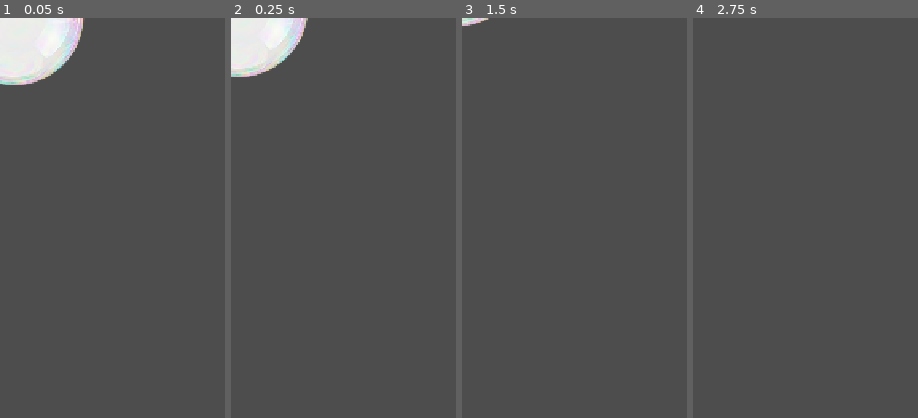
Above: before the commit, frames 1-4 (left to right).
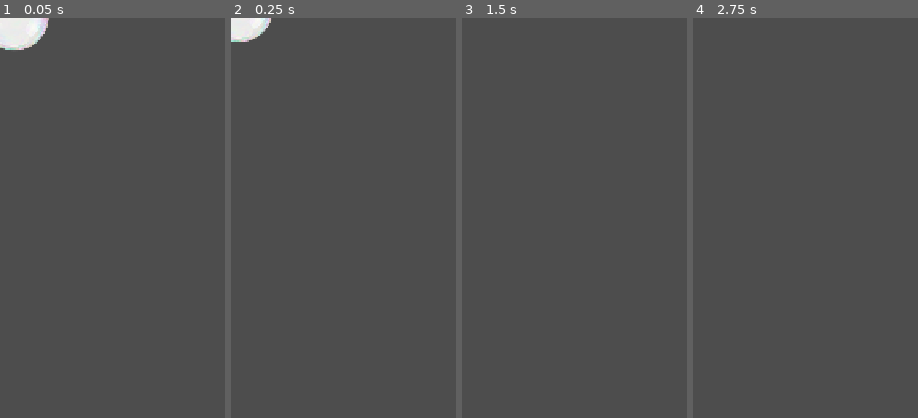
Above: after the commit, the same moments.

Repository: ohsolee/bubblePopPop
Game: Godot game, scene res://scenes/Bubble.tscn
The game is run twice, just before and just after one commit, with the same random seed, the same clock (stepped at 60 frames per second) and the same inputs. This scene is started directly instead of the project's main scene. Sound files missing from this copy of the repository are replaced by a short silence.
Inputs (mouse positions are % of the whole screen's width and height, from its top left):
- Up to frame 1 (0.05 s): no input
- Up to frame 2 (0.25 s): no input
- Up to frame 3 (1.5 s): move the mouse to (72, 45) at 0.52 s; click (72, 45) at 0.67 s; move the mouse to (30, 55) at 1.27 s; click (30, 55) at 1.42 s
- Up to frame 4 (2.75 s): tap Enter at 2 s; move the mouse to (60, 28) at 2.02 s; click (60, 28) at 2.17 s
The pictures show only the part of the screen within x 0-50%, y 0-50%; the shares and areas given below are measured in that part.

The runs differ from the first frame. In frame 1, 3.9% of the frame differs, in the area x 0-37%, y 0-17%; in frame 2, 3.3%; in frame 3, 0.2%; in frame 4, nothing differs.

Commit message:
Add pop burst animation and Toto sprite support
Co-Authored-By: Claude Sonnet 5 <noreply@anthropic.com>

Diff:
--- a/project.godot
+++ b/project.godot
@@ -14,11 +14,6 @@
 run/main_scene="res://scenes/MainMenu.tscn"
 config/features=PackedStringArray("4.7", "GL Compatibility")
 config/icon="res://icon.svg"
-
-[audio]
-
-general/default_playback_type=0
-general/default_playback_type.web=1
 
 [display]
 
--- a/scenes/Bubble.tscn
+++ b/scenes/Bubble.tscn
@@ -1,23 +1,29 @@
-[gd_scene load_steps=5 format=3]
+[gd_scene load_steps=6 format=3]
 
 [ext_resource type="Script" path="res://scripts/bubble.gd" id="1_bubble"]
 [ext_resource type="Texture2D" uid="uid://bxo8cudow5275" path="res://assets/sprites/spr_bubble.png" id="2_bubble_tex"]
 [ext_resource type="Texture2D" uid="uid://bxuom7kgms33q" path="res://assets/sprites/spr_rui_idle.png" id="3_rui_tex"]
+[ext_resource type="Texture2D" uid="uid://cjb03h4mauqas" path="res://assets/sprites/spr_toto_idle.png" id="4_toto_tex"]
 
 [sub_resource type="CircleShape2D" id="CircleShape2D_1"]
-radius = 97.0
+radius = 48.5
 
 [node name="Bubble" type="Area2D"]
 script = ExtResource("1_bubble")
 
 [node name="BubbleSprite" type="Sprite2D" parent="."]
-scale = Vector2(0.45, 0.45)
+scale = Vector2(0.225, 0.225)
 texture = ExtResource("2_bubble_tex")
 
 [node name="CharacterSprite" type="Sprite2D" parent="."]
 visible = false
-scale = Vector2(0.06, 0.06)
+scale = Vector2(0.225, 0.225)
 texture = ExtResource("3_rui_tex")
+
+[node name="TotoSprite" type="Sprite2D" parent="."]
+visible = false
+scale = Vector2(0.225, 0.225)
+texture = ExtResource("4_toto_tex")
 
 [node name="CollisionShape2D" type="CollisionShape2D" parent="."]
 shape = SubResource("CircleShape2D_1")
--- a/scenes/Main.tscn
+++ b/scenes/Main.tscn
@@ -1,6 +1,8 @@
-[gd_scene load_steps=2 format=3]
+[gd_scene load_steps=4 format=3]
 
 [ext_resource type="Script" path="res://scripts/main.gd" id="1_main"]
+[ext_resource type="Texture2D" uid="uid://bxuom7kgms33q" path="res://assets/sprites/spr_rui_idle.png" id="2_rui_tex"]
+[ext_resource type="Texture2D" uid="uid://cjb03h4mauqas" path="res://assets/sprites/spr_toto_idle.png" id="3_toto_tex"]
 
 [node name="Main" type="Node2D"]
 script = ExtResource("1_main")
@@ -27,10 +29,12 @@
 layout_mode = 2
 theme_override_constants/separation = 12
 
-[node name="RuiLabel" type="Label" parent="UILayer/CounterBox/RuiCounter"]
+[node name="RuiLabel" type="TextureRect" parent="UILayer/CounterBox/RuiCounter"]
+custom_minimum_size = Vector2(36, 36)
 layout_mode = 2
-theme_override_font_sizes/font_size = 36
-text = "루이"
+texture = ExtResource("2_rui_tex")
+expand_mode = 1
+stretch_mode = 5
 
 [node name="RuiCountLabel" type="Label" parent="UILayer/CounterBox/RuiCounter"]
 layout_mode = 2
@@ -42,10 +46,12 @@
 layout_mode = 2
 theme_override_constants/separation = 12
 
-[node name="TotoLabel" type="Label" parent="UILayer/CounterBox/TotoCounter"]
+[node name="TotoLabel" type="TextureRect" parent="UILayer/CounterBox/TotoCounter"]
+custom_minimum_size = Vector2(36, 36)
 layout_mode = 2
-theme_override_font_sizes/font_size = 36
-text = "토토"
+texture = ExtResource("3_toto_tex")
+expand_mode = 1
+stretch_mode = 5
 
 [node name="TotoCountLabel" type="Label" parent="UILayer/CounterBox/TotoCounter"]
 layout_mode = 2
--- a/scripts/bubble.gd
+++ b/scripts/bubble.gd
@@ -23,6 +23,10 @@
 var move_dir: Vector2 = Vector2.UP    # 진행 방향(단위 벡터). 스폰 시 Main이 지정
 var base_pos: Vector2 = Vector2.ZERO  # 살랑임의 기준이 되는 중심 위치
 
+var pop_progress: float = 0.0   # 팝 연출 진행도(0=시작 ~ 1=완전히 사라짐)
+var pop_radius: float = 0.0     # 스프라이트 크기에 맞춘 팝 연출 기준 반지름
+var pop_seed: float = 0.0       # 물방울 조각 배치를 방울마다 다르게
+
 func _ready() -> void:
 	speed = randf_range(45.0, 85.0)
 	sway_amp = randf_range(35.0, 60.0)
@@ -31,6 +35,9 @@
 	wobble_period = randf_range(250.0, 400.0)
 	time_offset = randf_range(0.0, 1000.0)
 	base_pos = position
+	pop_seed = randf_range(0.0, TAU)
+	# 실제 표시되는 스프라이트 크기 기준으로 팝 연출 반지름 산출
+	pop_radius = $BubbleSprite.texture.get_size().x * $BubbleSprite.scale.x * 0.5
 	# Area2D의 터치/클릭 이벤트를 아래 함수에 연결
 	input_event.connect(_on_input_event)
 
@@ -60,17 +67,19 @@
 	$CollisionShape2D.set_deferred("disabled", true)
 	popped.emit(global_position, character_type)
 	set_process(false)    # 팝 후에는 이동/살랑임 계산 중단
-	if character_type != "":
-		# 루이/토토 방울: 살짝 확대됐다가 사라짐
-		var tw := create_tween()
-		tw.tween_property(self, "scale", scale * 1.35, 0.12)
-		tw.tween_callback(func():
-			$BubbleSprite.hide()
-			$CharacterSprite.hide()
-		)
+	# 비눗방울 스프라이트는 즉시 숨기고, 터지는 연출은 _draw()로 직접 그린다
+	$BubbleSprite.hide()
+	var pop_tw := create_tween()
+	pop_tw.tween_method(_set_pop_progress, 0.0, 1.0, 0.35).set_trans(Tween.TRANS_CUBIC).set_ease(Tween.EASE_OUT)
+	# 루이/토토 인형은 방울이 터진 후에도 잠깐 남아, 살짝 커지며 사라진다
+	var char_tw: Tween = null
+	if character_type == "rui":
+		char_tw = _play_character_pop($CharacterSprite)
+	elif character_type == "toto":
+		char_tw = _play_character_pop($TotoSprite)
 	else:
-		$BubbleSprite.hide()
 		$CharacterSprite.hide()
+		$TotoSprite.hide()
 	# 방울 종류에 맞는 사운드 선택: 일반=bbok, 루이=rui, 토토=toto
 	var sound := BBOK_SOUND
 	if character_type == "rui":
@@ -79,8 +88,11 @@
 		sound = TOTO_SOUND
 	$PopSound.stream = sound
 	$PopSound.play()
-	# 사운드가 끝날 때까지 기다렸다가 정리(끊기지 않게)
-	$PopSound.finished.connect(queue_free)
+	# 사운드/인형 연출 중 더 오래 걸리는 쪽이 끝날 때까지 기다렸다가 정리(끊기지 않게)
+	if char_tw != null:
+		char_tw.finished.connect(queue_free)
+	else:
+		$PopSound.finished.connect(queue_free)
 
 func setup_motion(dir: Vector2) -> void:
 	# Main이 스폰할 때 진행 방향을 넘겨준다.
@@ -91,7 +103,41 @@
 	if who == "rui":
 		# 씬(Bubble.tscn)에 지정된 루이(Rui) 이미지를 버블 위에 표시
 		$CharacterSprite.show()
-	else:
-		# 토토 아트는 아직 없어 임시로 버블을 노랗게 틴트해 구분
-		# (토토 스프라이트가 생기면 루이처럼 CharacterSprite로 연결)
-		$BubbleSprite.modulate = Color(1.0, 0.85, 0.2)
+	elif who == "toto":
+		# 씬(Bubble.tscn)에 지정된 토토(Toto) 이미지를 버블 위에 표시
+		$TotoSprite.show()
+
+func _play_character_pop(sprite: Sprite2D) -> Tween:
+	var start_scale := sprite.scale
+	var tw := create_tween()
+	# set_parallel(true)는 "바로 앞에 추가된 tweener"와 동시에 시작하게 만들 뿐이라,
+	# tween_interval() 뒤에 바로 붙이면 대기 시간과 "동시에" 실행돼 버려 홀드가 무시된다.
+	# 그래서 interval 대신 각 tween_property에 set_delay()로 0.8초 지연을 직접 지정한다.
+	tw.set_parallel(true)
+	var hold := 0.8
+	tw.tween_property(sprite, "scale", start_scale * 1.3, 0.3).set_delay(hold).set_trans(Tween.TRANS_BACK).set_ease(Tween.EASE_OUT)
+	tw.tween_property(sprite, "modulate:a", 0.0, 0.3).set_delay(hold + 0.05)
+	tw.chain().tween_callback(sprite.hide)
+	return tw
+
+func _set_pop_progress(v: float) -> void:
+	pop_progress = v
+	queue_redraw()
+
+func _draw() -> void:
+	# 스프라이트 없이 비눗방울이 "팡" 터지는 순간을 직접 그린다:
+	# 테두리 링이 확 커지며 옅어지고, 물방울 조각들이 사방으로 튀며 작아진다.
+	if not is_popped:
+		return
+	var t := pop_progress
+	var fade := 1.0 - t
+	var ring_radius := pop_radius * (0.85 + t * 0.9)
+	draw_arc(Vector2.ZERO, ring_radius, 0.0, TAU, 32, Color(1.0, 1.0, 1.0, fade * 0.8), 4.0, true)
+	var droplet_count := 8
+	for i in range(droplet_count):
+		var angle := pop_seed + i * TAU / droplet_count
+		var dist := pop_radius * (0.3 + t * 0.9)
+		var pos := Vector2(cos(angle), sin(angle)) * dist
+		var r := pop_radius * 0.14 * fade
+		if r > 0.5:
+			draw_circle(pos, r, Color(0.85, 0.95, 1.0, fade * 0.9))
Not shown, added: assets/sprites/spr_toto_idle.png.import
